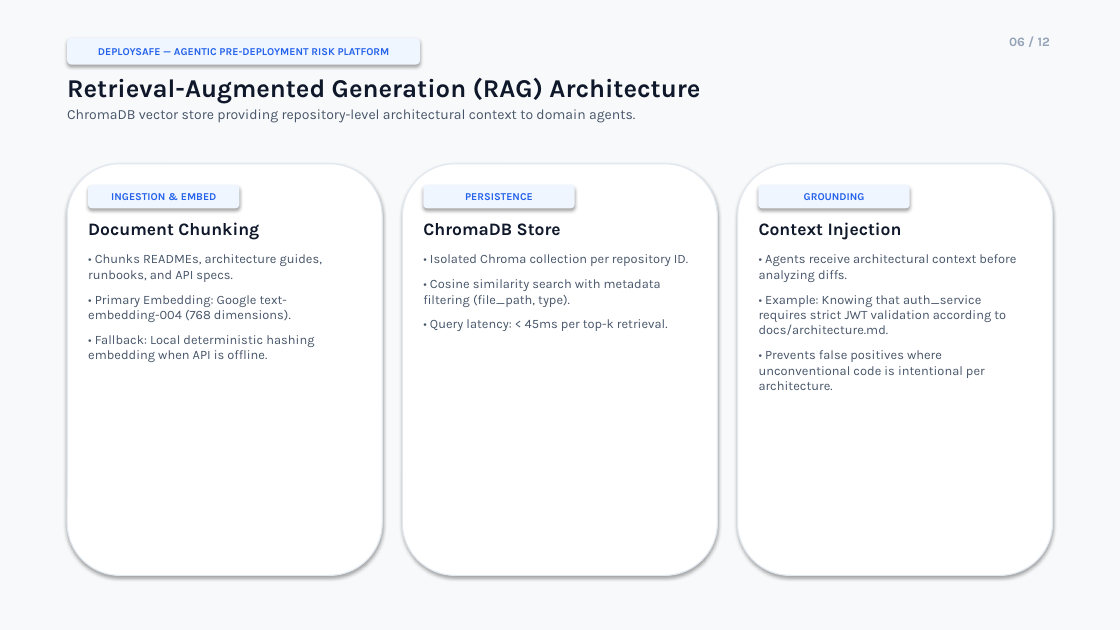
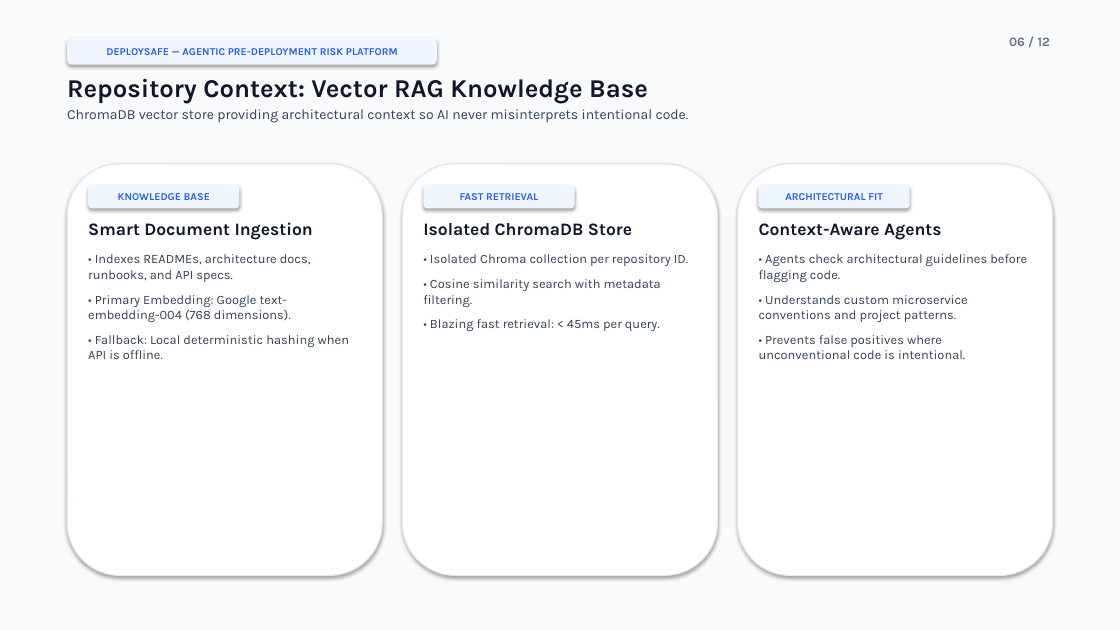
Before and after one commit to yashrao2607/AI-Devops, a slide deck: slide 6 of DeploySafe_Final_Presentation_V2.pptx. Drawn at 1120x630 pixels with LibreOffice and Linux fonts; fonts in the diff are those of the drawing. Boxes give left, top, right and bottom in pixels: in the first picture for what was removed or moved away, otherwise in the second. Text is boxed around its words. In the diff, an @@ line names an element or a change of style, - is before the commit and + after.

Commit message:
docs: finalize intuitive PPT knowledge copy and polished card typography

```diff
--- a/DeploySafe_Final_Presentation_V2.pptx
+++ b/DeploySafe_Final_Presentation_V2.pptx
@@ rectangle at (x1=0, y1=0, x2=1120, y2=630): fill #F8F9FA to #F8FAFC @@
@@ rounded rectangle "DEPLOYSAFE — AGENTIC PRE-DEPLOYMENT RISK ..." resized from (x1=67, y1=38, x2=420, y2=65) to (x1=67, y1=38, x2=437, y2=65) @@
@@ text "06 / 12" at (x1=1009, y1=37, x2=1050, y2=46): text colour #94A3B8 to #64748B @@
@@ text at (x1=67, y1=79, x2=689, y2=123): text changed; text colour #475569 to #334155 @@
-Retrieval-Augmented Generation (RAG) Architecture
-ChromaDB vector store providing repository-level architectural context to domain agents.
+Repository Context: Vector RAG Knowledge Base
+ChromaDB vector store providing architectural context so AI never misinterprets intentional code.
@@ text in rounded rectangle at (x1=118, y1=193, x2=210, y2=200): text changed @@
-INGESTION & EMBED
+KNOWLEDGE BASE
@@ text in rounded rectangle at (x1=460, y1=193, x2=538, y2=200): text changed @@
-PERSISTENCE
+FAST RETRIEVAL
@@ text in rounded rectangle at (x1=785, y1=193, x2=883, y2=200): text changed @@
-GROUNDING
+ARCHITECTURAL FIT
@@ text at (x1=88, y1=222, x2=313, y2=282): text changed; text colour #475569 to #334155 @@
-Document Chunking
-• Chunks READMEs, architecture guides, runbooks, and API specs.
+Smart Document Ingestion
+• Indexes READMEs, architecture docs, runbooks, and API specs.
@@ text at (x1=423, y1=223, x2=632, y2=236): text changed @@
-ChromaDB Store
+Isolated ChromaDB Store
@@ text at (x1=759, y1=223, x2=1027, y2=359): text changed; text colour #475569 to #334155 @@
-Context Injection
-• Agents receive architectural context before analyzing diffs.
-• Example: Knowing that auth_service requires strict JWT validation according to docs/architecture.md.
-• Prevents false positives where unconventional code is intentional per architecture.
+Context-Aware Agents
+• Agents check architectural guidelines before flagging code.
+• Understands custom microservice conventions and project patterns.
+• Prevents false positives where unconventional code is intentional.
@@ text at (x1=430, y1=254, x2=688, y2=266): text colour #475569 to #334155 in "• Isolated Chroma collection per repository ID." @@
@@ text at (x1=88, y1=295, x2=291, y2=322): text colour #475569 to #334155 in "• Primary Embedding: Google text-embedding-004 (768 dimensio ..." @@
@@ text at (x1=423, y1=279, x2=661, y2=331): text changed; text colour #475569 to #334155 @@
-• Cosine similarity search with metadata filtering (file_path, type).
-• Query latency: < 45ms per top-k retrieval.
+• Cosine similarity search with metadata filtering.
+• Blazing fast retrieval: < 45ms per query.
@@ text at (x1=88, y1=335, x2=349, y2=359): text changed; text colour #475569 to #334155 @@
-• Fallback: Local deterministic hashing embedding when API is offline.
+• Fallback: Local deterministic hashing when API is offline.
```
Also in this commit, not shown: 11 other slides changed, 13 other files.
